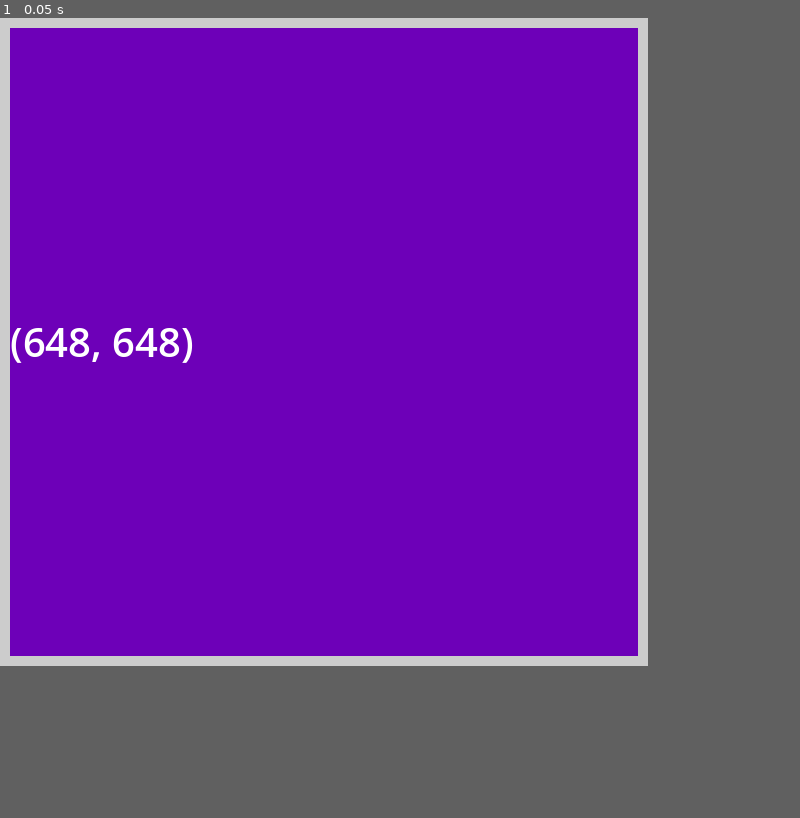
Above: before the commit, frame 1.
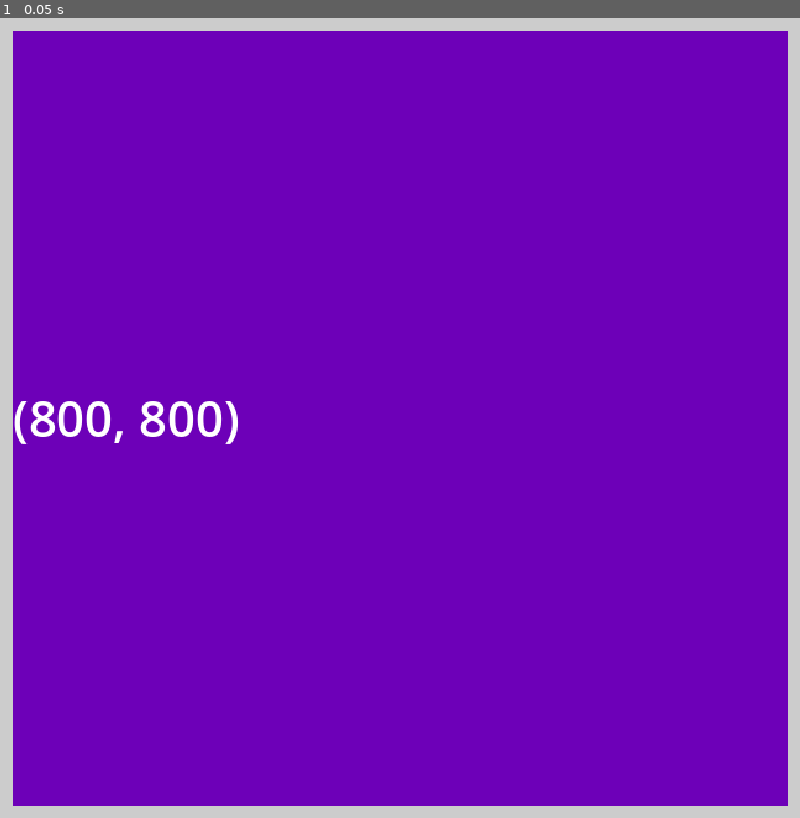
Above: after the commit, the same moment.

Repository: SunCatMC/GodotResizeBug
Game: Godot game, scene res://control.tscn
Two runs of this game, one before a commit and one after it. Both use one fixed random seed, a clock stepped at 60 frames per second and the inputs below.
Inputs:
- Up to frame 1 (0.05 s): no input
In our replay, the window is 648x648 before the commit and 800x800 after it. These sizes can differ from the game's own. Grey fills any space a smaller window leaves; there, only what the larger window draws over its background counts as a difference.

The runs differ from the first frame. In frame 1, 7.1% of the frame differs, in the area x 0-100%, y 0-100%.

Commit message:
try to repro the bug

Diff:
--- a/project.godot
+++ b/project.godot
@@ -18,11 +18,14 @@
 [display]
 
 window/size/viewport_width=648
+window/size/window_width_override=972
+window/size/window_height_override=648
 window/stretch/mode="viewport"
 window/stretch/aspect="expand"
 
 [rendering]
 
+textures/canvas_textures/default_texture_filter=0
 renderer/rendering_method="gl_compatibility"
 renderer/rendering_method.mobile="gl_compatibility"
 textures/vram_compression/import_etc2_astc=true
Not shown, changed: docs/index.apple-touch-icon.png.import
Not shown, changed: docs/index.icon.png.import
Not shown, changed: docs/index.png.import
Not shown, changed: export_presets.cfg
Not shown, changed: docs/index.html
Not shown, changed: docs/index.pck
